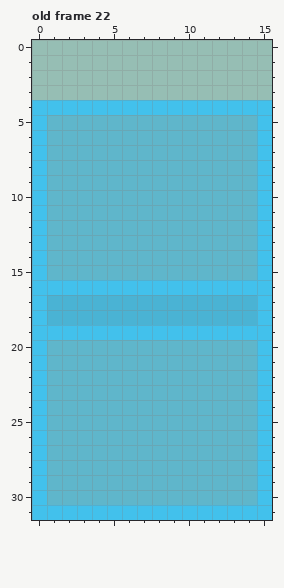
Pixel-art file: assets/echelon_block/echelon_block.aseprite. The picture above was drawn from the file before the commit.
16x32 pixels, 22 frames. Shown: old frame 22. The commit also changed other frames, which this record leaves out.
New version:
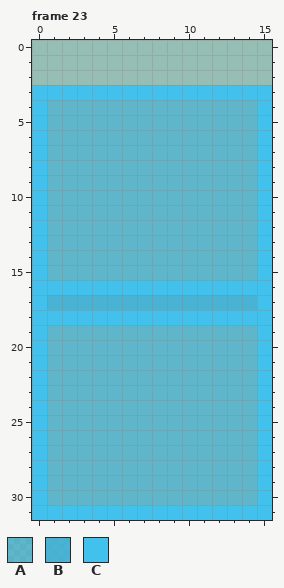
Palette (. is transparent): A #3db1d99e  B #3db1d9da  C #42c1ec
A new or re-ordered frame is compared with the old frame closest to it.
The edit:
frames 22 -> 34
Frame 23 is new; against old frame 22, layer "Layer 2":
The edit turns colour C into colour A in row 4 at x 1 to 14; in row 19 at x 1 to 14.
There is now colour C in row 3 at x 0 to 15.
The edit turns colour B into colour C in row 18 at x 1 to 14.
Where, in picture pixels (left, top, right, bottom), the same in both pictures:
changed: (32, 85, 272, 115)
changed: (47, 310, 257, 340)
